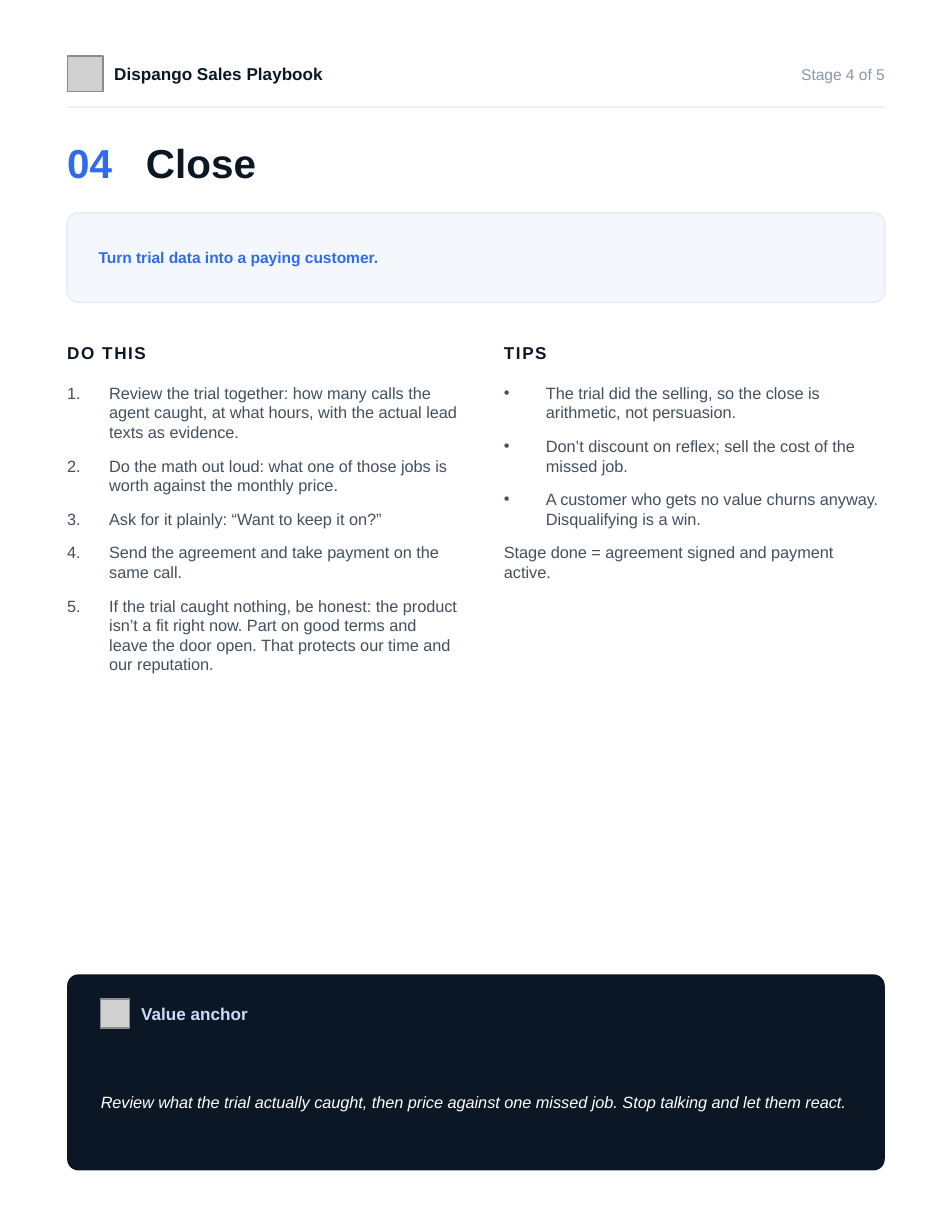
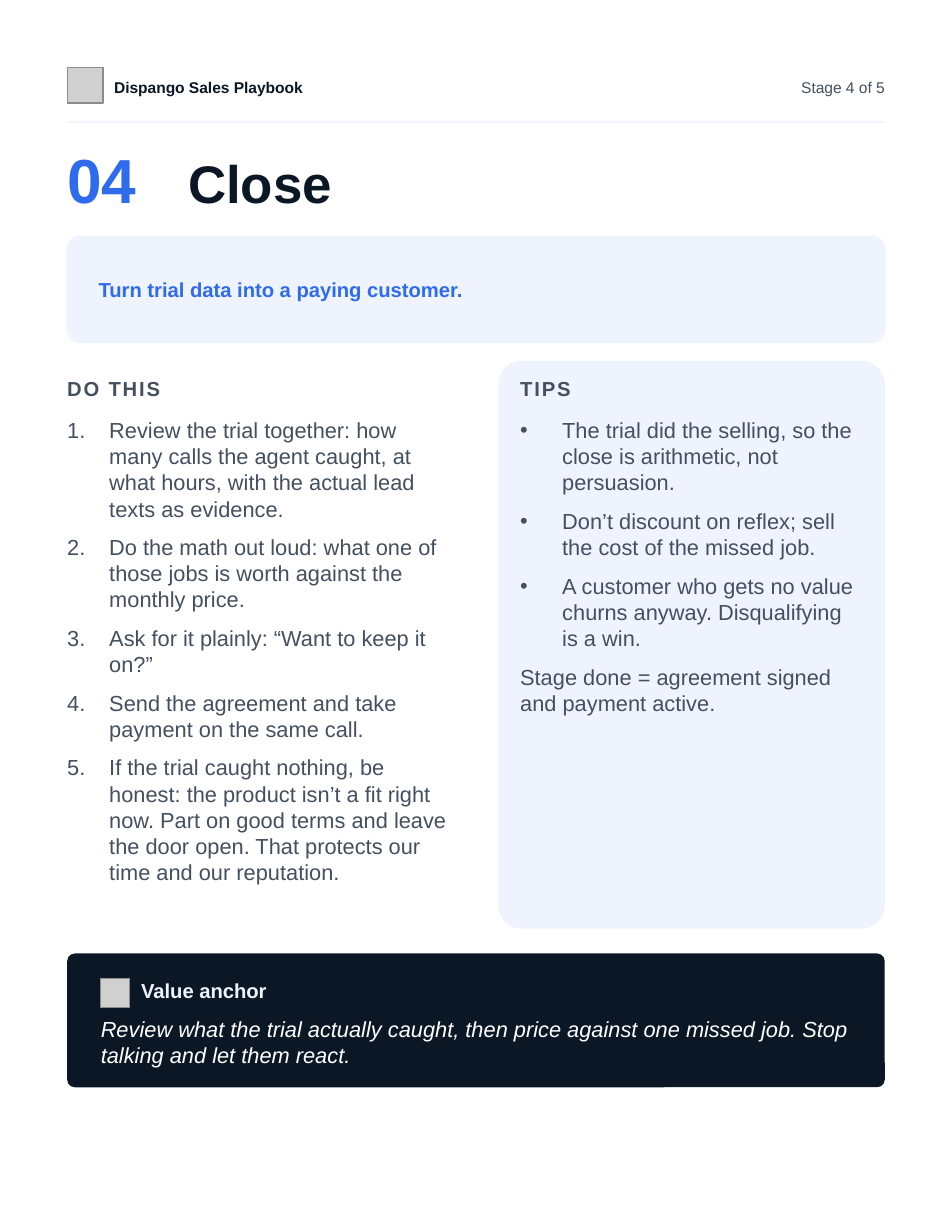
Before and after one commit to miguelangelsegura/mj-locksmith-webhook, a slide deck: slide 7 of sales/Dispango-sales-playbook.pptx. Drawn at 952x1232 pixels with LibreOffice and Linux fonts; fonts in the diff are those of the drawing; grey boxes stand for pictures. Boxes give left, top, right and bottom in pixels: in the first picture for what was removed or moved away, otherwise in the second. Text is boxed around its words. In the diff, an @@ line names an element or a change of style, - is before the commit and + after.

```diff
--- a/sales/Dispango-sales-playbook.pptx
+++ b/sales/Dispango-sales-playbook.pptx
@@ picture: place and size @@
-picture at bbox=[67, 56, 103, 92]
+picture at bbox=[67, 67, 103, 103]
@@ text "Dispango Sales Playbook" at bbox=[114, 81, 303, 96]: size 11 to 10 pt @@
@@ text "Stage 4 of 5" at bbox=[801, 82, 885, 96]: text colour #8A97A8 to #44505F @@
@@ 2 texts, 1 rectangle: place and size @@
-2 texts, 1 rectangle at bbox=[67, 67, 885, 108]
+2 texts, 1 rectangle at bbox=[67, 81, 885, 122]
@@ text "04 Close": place and size @@
-text "04 Close" at bbox=[67, 148, 256, 179]
+text "04 Close" at bbox=[67, 159, 332, 204]
@@ text "04 Close" at bbox=[67, 159, 332, 204]: size 26 to 40 pt in "04"; size 26 to 34 pt in "Close" @@
@@ rectangle at bbox=[67, 121, 885, 122]: fill #E7EDF6 to #EEF3FE @@
@@ rounded rectangle: place and size @@
-rounded rectangle at bbox=[67, 213, 885, 302]
+rounded rectangle at bbox=[67, 236, 885, 342]
@@ rounded rectangle at bbox=[67, 236, 885, 342]: fill #F4F8FD to #EEF3FE; outline #E7EDF6 1 pt to #EEF3FE 1 pt @@
@@ text "Turn trial data into a ...": place and size @@
-text "Turn trial data into a ..." at bbox=[99, 251, 378, 267]
+text "Turn trial data into a ..." at bbox=[99, 282, 462, 302]
@@ text "Turn trial data into a ..." at bbox=[99, 282, 462, 302]: size 10 to 13 pt @@
@@ text "DO THIS": place and size @@
-text "DO THIS" at bbox=[67, 347, 146, 359]
+text "DO THIS" at bbox=[67, 382, 161, 396]
@@ text "DO THIS" at bbox=[67, 382, 161, 396]: size 11 to 13 pt, text colour #0C1726 to #44505F, letter spacing 1 to 1.2 pt @@
@@ rounded rectangle added at bbox=[498, 361, 885, 928], fill #EEF3FE @@
@@ text "TIPS" at bbox=[520, 382, 570, 396]: size 11 to 13 pt, text colour #0C1726 to #44505F, letter spacing 1 to 1.2 pt @@
@@ text "TIPS": place and size @@
-text "TIPS" at bbox=[504, 347, 547, 359]
+text "TIPS" at bbox=[520, 382, 570, 396]
@@ text "Review the trial together: how ...": place and size @@
-text "Review the trial together: how ..." at bbox=[109, 387, 457, 674]
+text "Review the trial together: how ..." at bbox=[109, 422, 446, 885]
@@ text "Review the trial together: how ..." at bbox=[109, 422, 446, 885]: size 10.5 to 14 pt; line spacing 1 to 16.8pt; less space between paragraphs @@
@@ text "The trial did the selling, ..." at bbox=[520, 422, 853, 716]: size 10.5 to 14 pt; line spacing 1 to 16.8pt; less space between paragraphs @@
@@ text "The trial did the selling, ...": place and size @@
-text "The trial did the selling, ..." at bbox=[504, 387, 878, 578]
+text "The trial did the selling, ..." at bbox=[520, 422, 853, 716]
@@ rounded rectangle: place and size @@
-rounded rectangle at bbox=[67, 974, 885, 1170]
+rounded rectangle at bbox=[67, 953, 885, 1086]
@@ picture: place and size @@
-picture at bbox=[101, 999, 130, 1028]
+picture at bbox=[101, 979, 130, 1008]
@@ text "Value anchor": place and size @@
-text "Value anchor" at bbox=[141, 1007, 248, 1020]
+text "Value anchor" at bbox=[141, 983, 266, 999]
@@ text "Value anchor" at bbox=[141, 983, 266, 999]: size 11 to 13 pt, text colour #CADCFC to #EEF3FE @@
@@ text "Review what the trial actually ...": place and size @@
-text "Review what the trial actually ..." at bbox=[101, 1096, 846, 1112]
+text "Review what the trial actually ..." at bbox=[101, 1021, 847, 1068]
@@ text "Review what the trial actually ..." at bbox=[101, 1021, 847, 1068]: size 10.5 to 14 pt; line spacing 1.2 to 16.8pt; more space between paragraphs @@
```
Also in this commit, not shown: 8 other slides changed, 1 other file.
